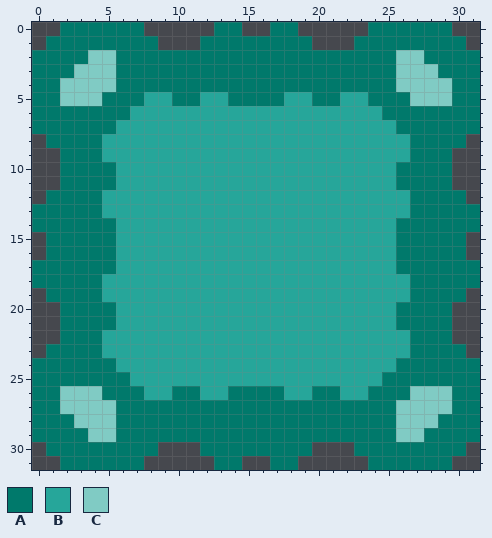
File history of a pixel-art file, Assets/Sprites/Ui/Aseprite/IconPanel.aseprite. Above, as it was before the edit.
32x32 pixels, 1 frame.
Palette (. is transparent): A #00796b  B #26a69a  C #80cbc4
The same view after the edit:
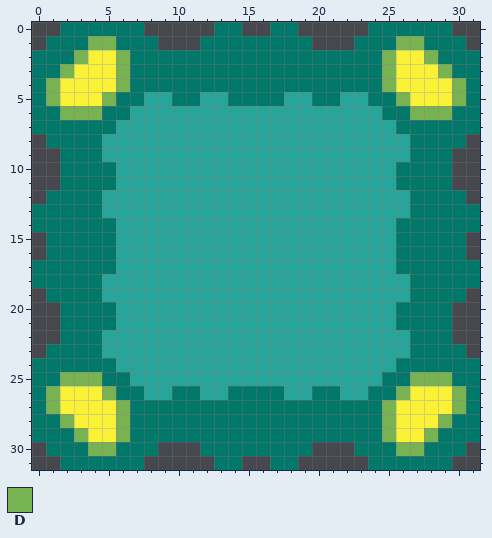
Colours new in this view: D #78b352
What changed:
layer "Active" added
colour C: #80cbc4 -> #fbf236
Layer "Active":
y 1: x 4..5 AA -> DD; x 26..27 AA -> DD
y 2: x 3 A -> D; x 6 A -> D; x 25 A -> D; x 28 A -> D
y 3: x 2 A -> D; x 6 A -> D; x 25 A -> D; x 29 A -> D
y 4: x 1 A -> D; x 6 A -> D; x 25 A -> D; x 30 A -> D
y 5: x 1 A -> D; x 5 A -> D; x 26 A -> D; x 30 A -> D
y 6: x 2..4 AAA -> DDD; x 27..29 AAA -> DDD
y 25: x 2..4 AAA -> DDD; x 27..29 AAA -> DDD
y 26: x 1 A -> D; x 5 A -> D; x 26 A -> D; x 30 A -> D
y 27: x 1 A -> D; x 6 A -> D; x 25 A -> D; x 30 A -> D
y 28: x 2 A -> D; x 6 A -> D; x 25 A -> D; x 29 A -> D
y 29: x 3 A -> D; x 6 A -> D; x 25 A -> D; x 28 A -> D
y 30: x 4..5 AA -> DD; x 26..27 AA -> DD
